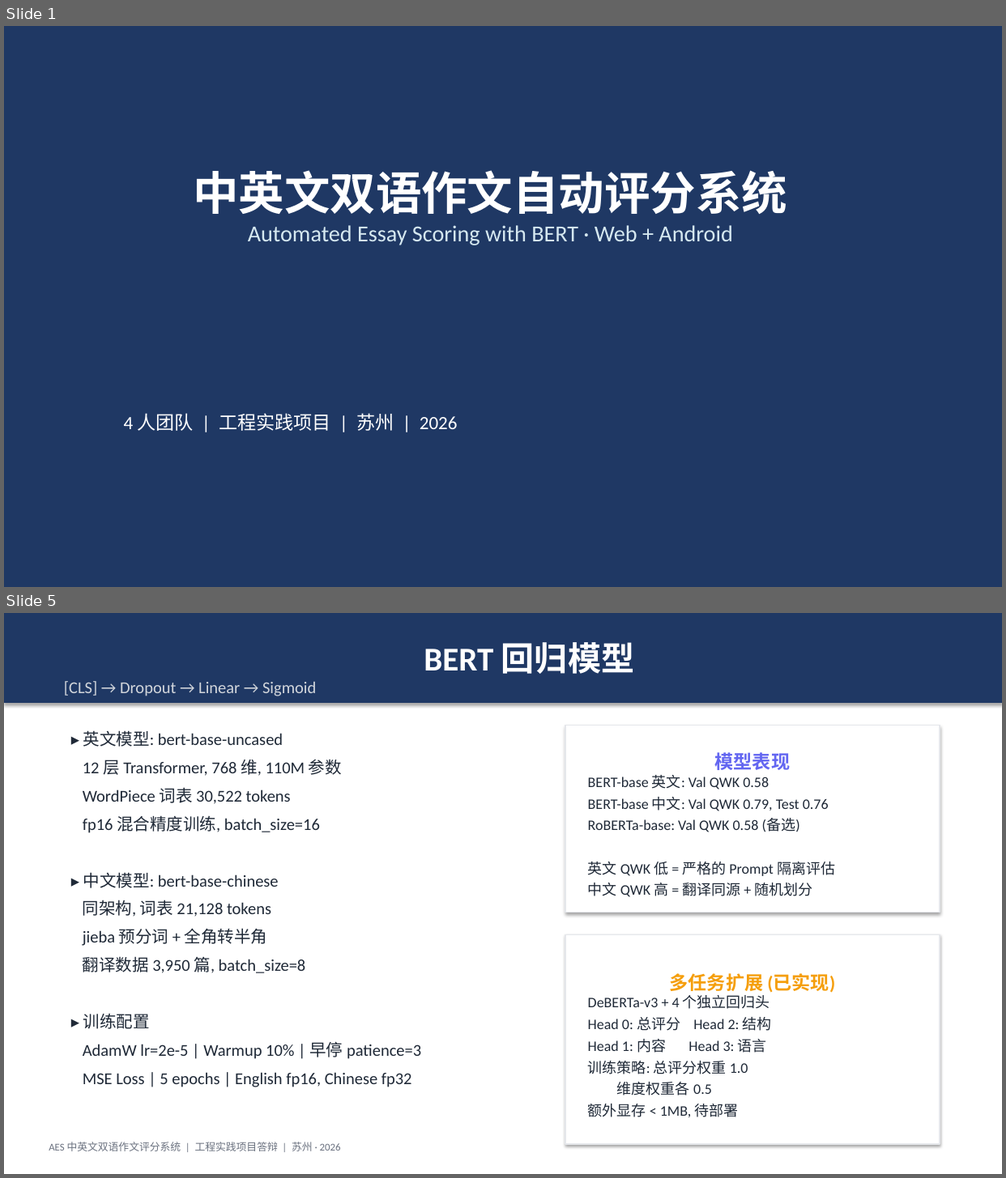
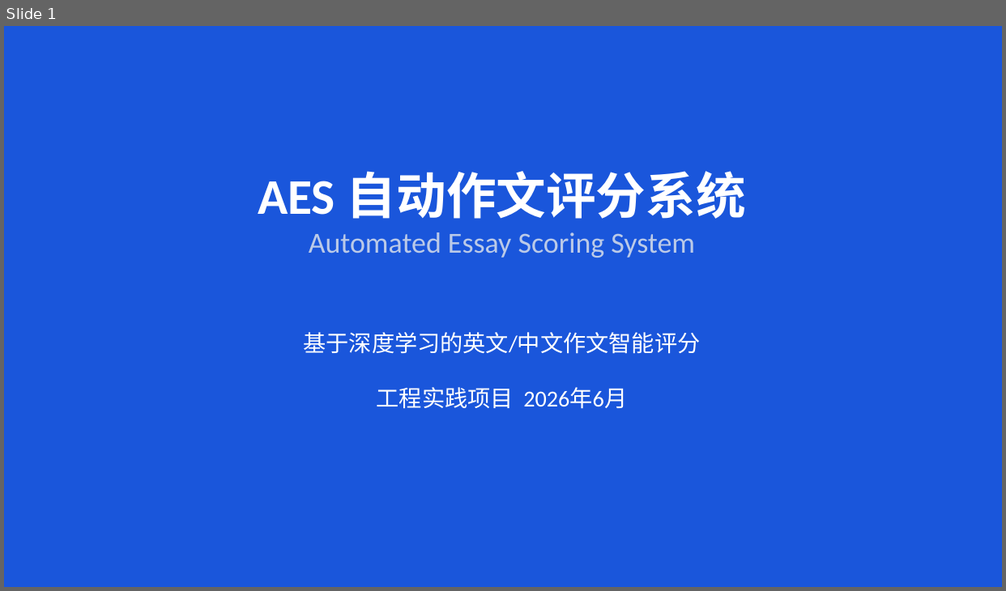
Before and after one commit to Dearsilly/lab, a slide deck: doc/AES_答辩PPT.pptx. Shown one above the other, each under a label of ours: slides 1 and 5 before the commit, slide 1 after it; the slides between them are not shown. The pictures are 1006x1178 and 1006x591 pixels, drawn with LibreOffice and Linux fonts; fonts in the diff are those of the drawing. Boxes give left, top, right and bottom in pixels: in the first picture for what was removed or moved away, otherwise in the second. Text is boxed around its words. In the diff, an @@ line names an element or a change of style, - is before the commit and + after.

Commit message:
docs: regenerate defense Word report and PPT with updated content

```diff
--- a/doc/AES_答辩PPT.pptx
+++ b/doc/AES_答辩PPT.pptx
@@ slide 5 removed at (4, 613, 1002, 1174), background #FFFFFF @@
@@ rectangle removed at (4, 613, 1002, 703) @@
-BERT 回归模型
-[CLS] → Dropout → Linear → Sigmoid
@@ text removed at (83, 730, 421, 1088) @@
-▸ 英文模型: bert-base-uncased
-12 层 Transformer, 768 维, 110M 参数
-WordPiece 词表 30,522 tokens
-fp16 混合精度训练, batch_size=16
-▸ 中文模型: bert-base-chinese
-同架构, 词表 21,128 tokens
-jieba 预分词 + 全角转半角
-翻译数据 3,950 篇, batch_size=8
-▸ 训练配置
-AdamW lr=2e-5 | Warmup 10% | 早停 patience=3
-MSE Loss | 5 epochs | English fp16, Chinese fp32
@@ rectangle removed at (565, 726, 940, 913) @@
-模型表现
-BERT-base 英文: Val QWK 0.58
-BERT-base 中文: Val QWK 0.79, Test 0.76
-RoBERTa-base: Val QWK 0.58 (备选)
-英文 QWK 低 = 严格的 Prompt 隔离评估
-中文 QWK 高 = 翻译同源 + 随机划分
@@ rectangle removed at (565, 935, 940, 1144) @@
-多任务扩展 (已实现)
-DeBERTa-v3 + 4 个独立回归头
-Head 0: 总评分 Head 2: 结构
-Head 1: 内容 Head 3: 语言
-训练策略: 总评分权重 1.0
-维度权重各 0.5
-额外显存 < 1MB, 待部署
@@ text removed at (49, 1142, 341, 1152) @@
-AES 中英文双语作文评分系统 | 工程实践项目答辩 | 苏州 · 2026
@@ slide 1 changed as well @@
@@ background #1F3864 to #1A56DB @@
@@ text at (258, 171, 746, 258): text changed; size 22 to 28 pt; text colour #D5E8F0 to #BBCAE8 @@
-中英文双语作文自动评分系统
-Automated Essay Scoring with BERT · Web + Android
+AES 自动作文评分系统
+Automated Essay Scoring System
@@ text at (303, 332, 700, 409): text changed; size 18 to 22 pt @@
-4 人团队 | 工程实践项目 | 苏州 | 2026
+基于深度学习的英文/中文作文智能评分
+工程实践项目 2026年6月
```
Also in this commit, not shown: 1 other slide changed, 11 slides added, 10 other slides removed, 3 other files.
